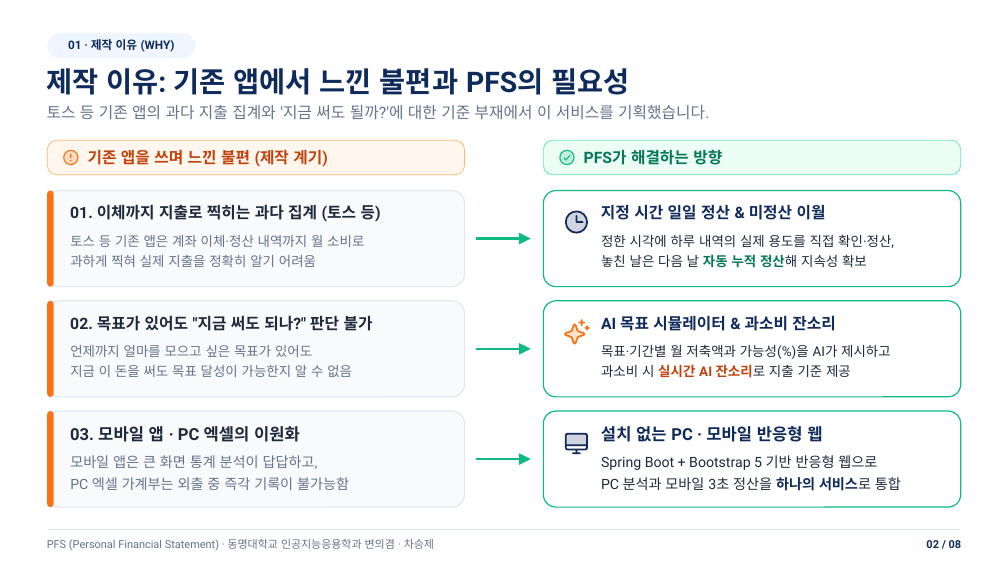
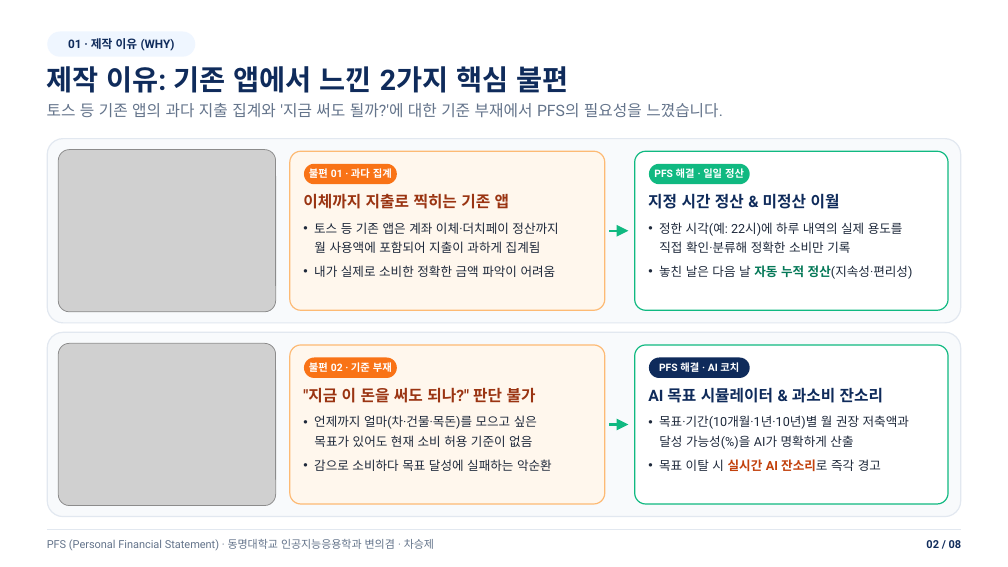
Before and after one commit to opiniom/PFS, a slide deck: slide 2 of docs/presentation/PFS_중간발표.pptx. Drawn at 1008x567 pixels with LibreOffice and Linux fonts; fonts in the diff are those of the drawing; grey boxes stand for pictures. Boxes give left, top, right and bottom in pixels: in the first picture for what was removed or moved away, otherwise in the second. Text is boxed around its words. In the diff, an @@ line names an element or a change of style, - is before the commit and + after.

```diff
--- a/docs/presentation/PFS_중간발표.pptx
+++ b/docs/presentation/PFS_중간발표.pptx
@@ text at <box>46,66,568,93</box>: text changed @@
-제작 이유: 기존 앱에서 느낀 불편과 PFS의 필요성
+제작 이유: 기존 앱에서 느낀 2가지 핵심 불편
@@ text at <box>47,103,723,117</box>: text changed @@
-토스 등 기존 앱의 과다 지출 집계와 '지금 써도 될까?'에 대한 기준 부재에서 이 서비스를 기획했습니다.
+토스 등 기존 앱의 과다 지출 집계와 '지금 써도 될까?'에 대한 기준 부재에서 PFS의 필요성을 느꼈습니다.
@@ group removed at <box>47,140,961,175</box>: 4 freeform shapes, 2 rounded rectangles, 2 texts @@
-기존 앱을 쓰며 느낀 불편 (제작 계기)
-PFS가 해결하는 방향
@@ rounded rectangle: place and size @@
-rounded rectangle at <box>544,191,961,287</box>
+rounded rectangle at <box>635,151,949,310</box>
@@ rounded rectangle at <box>635,151,949,310</box>: proportions changed @@
@@ text at <box>303,192,509,213</box>: text changed; text colour #1E293B to #9A3412 @@
-01. 이체까지 지출로 찍히는 과다 집계 (토스 등)
+이체까지 지출로 찍히는 기존 앱
@@ text at <box>648,193,840,209</box>: text changed @@
-지정 시간 일일 정산 & 미정산 이월
+지정 시간 정산 & 미정산 이월
@@ group removed at <box>47,191,588,287</box>: 2 rounded rectangles, 2 freeform shapes, 1 text @@
-토스 등 기존 앱은 계좌 이체·정산 내역까지 월 소비로
-과하게 찍혀 실제 지출을 정확히 알기 어려움
@@ arrow moved from (476, 239) - (531, 239) to (609, 231) - (628, 231) @@
@@ text at <box>659,222,903,236</box>: text changed; size 12.8 to 12 pt @@
-정한 시각에 하루 내역의 실제 용도를 직접 확인·정산,
-놓친 날은 다음 날 자동 누적 정산해 지속성 확보
+• 정한 시각(예: 22시)에 하루 내역의 실제 용도를
@@ group added at <box>47,138,960,323</box>: 7 texts, 4 rounded rectangles, 1 picture @@
+불편 01 · 과다 집계
+• 토스 등 기존 앱은 계좌 이체·더치페이 정산까지
+월 사용액에 포함되어 지출이 과하게 집계됨
+• 내가 실제로 소비한 정확한 금액 파악이 어려움
+PFS 해결 · 일일 정산
+직접 확인·분류해 정확한 소비만 기록
+• 놓친 날은 다음 날 자동 누적 정산(지속성·편리성)
@@ group removed at <box>47,301,961,397</box>: 3 rounded rectangles, 2 texts, 2 freeform shapes, 1 arrow @@
-언제까지 얼마를 모으고 싶은 목표가 있어도
-지금 이 돈을 써도 목표 달성이 가능한지 알 수 없음
-목표·기간별 월 저축액과 가능성(%)을 AI가 제시하고
-과소비 시 실시간 AI 잔소리로 지출 기준 제공
@@ rounded rectangle at <box>635,345,949,504</box>: proportions changed @@
@@ rounded rectangle: place and size @@
-rounded rectangle at <box>544,411,961,507</box>
+rounded rectangle at <box>635,345,949,504</box>
@@ text at <box>303,387,536,403</box>: text changed; text colour #1E293B to #9A3412 @@
-02. 목표가 있어도 "지금 써도 되나?" 판단 불가
+"지금 이 돈을 써도 되나?" 판단 불가
@@ text "AI 목표 시뮬레이터 & 과소비 ...": place and size @@
-text "AI 목표 시뮬레이터 & 과소비 ..." at <box>601,315,835,331</box>
+text "AI 목표 시뮬레이터 & 과소비 ..." at <box>648,387,883,403</box>
@@ group removed at <box>47,411,901,507</box>: 4 texts, 2 rounded rectangles, 2 freeform shapes, 1 arrow @@
-03. 모바일 앱 · PC 엑셀의 이원화
-모바일 앱은 큰 화면 통계 분석이 답답하고,
-PC 엑셀 가계부는 외출 중 즉각 기록이 불가능함
-설치 없는 PC · 모바일 반응형 웹
-Spring Boot + Bootstrap 5 기반 반응형 웹으로
-PC 분석과 모바일 3초 정산을 하나의 서비스로 통합
@@ group added at <box>47,333,960,517</box>: 8 texts, 4 rounded rectangles, 1 picture, 1 arrow @@
+불편 02 · 기준 부재
+• 언제까지 얼마(차·건물·목돈)를 모으고 싶은
+목표가 있어도 현재 소비 허용 기준이 없음
+• 감으로 소비하다 목표 달성에 실패하는 악순환
+PFS 해결 · AI 코치
+• 목표·기간(10개월·1년·10년)별 월 권장 저축액과
+달성 가능성(%)을 AI가 명확하게 산출
+• 목표 이탈 시 실시간 AI 잔소리로 즉각 경고
```
